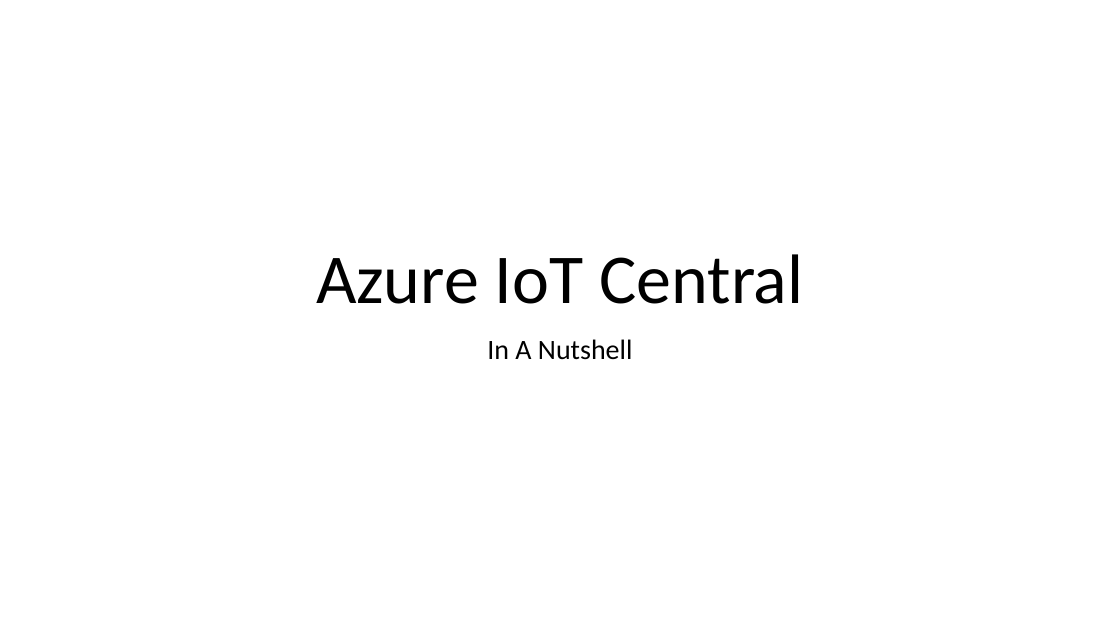
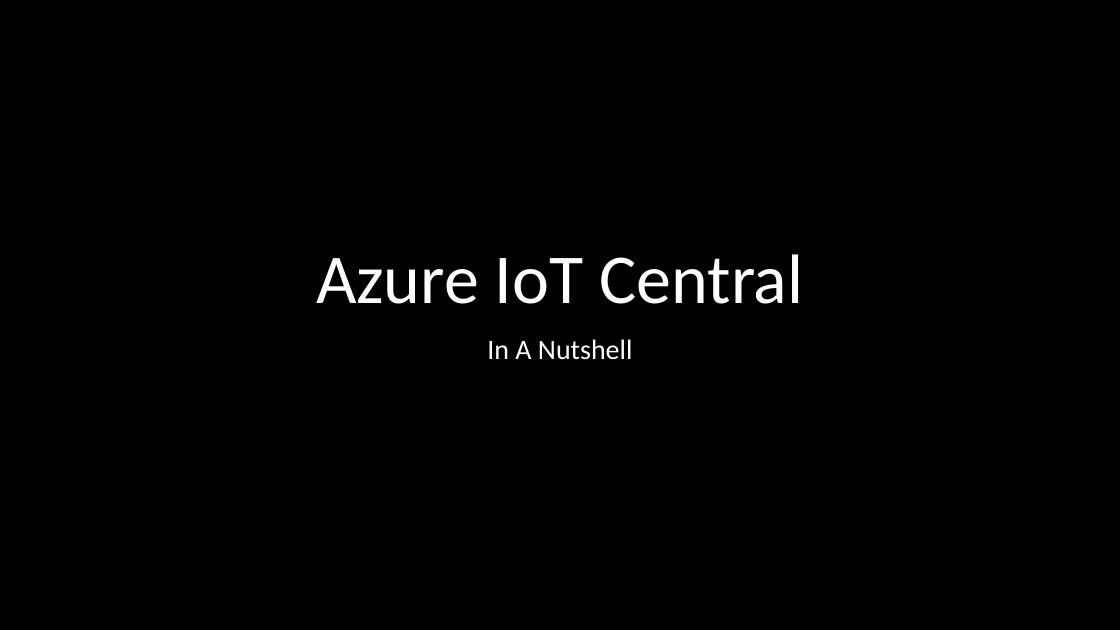
Before and after one commit to thomasgodon/DevCruiseTalk2023, a slide deck: slide 1 of .ppt/Azure Iot Central.pptx. Drawn at 1120x630 pixels with LibreOffice and Linux fonts; fonts in the diff are those of the drawing. Boxes give left, top, right and bottom in pixels: in the first picture for what was removed or moved away, otherwise in the second. Text is boxed around its words. In the diff, an @@ line names an element or a change of style, - is before the commit and + after.

```diff
--- a/.ppt/Azure Iot Central.pptx
+++ b/.ppt/Azure Iot Central.pptx
@@ background #FFFFFF to #000000 @@
@@ title "Azure IoT Central" at (x1=316, y1=254, x2=803, y2=304): text colour #000000 to #FFFFFF @@
@@ subtitle "In A Nutshell" at (x1=487, y1=339, x2=633, y2=360): text colour #000000 to #FFFFFF @@
```
Also in this commit, not shown: 3 other slides changed, 2 other files.
